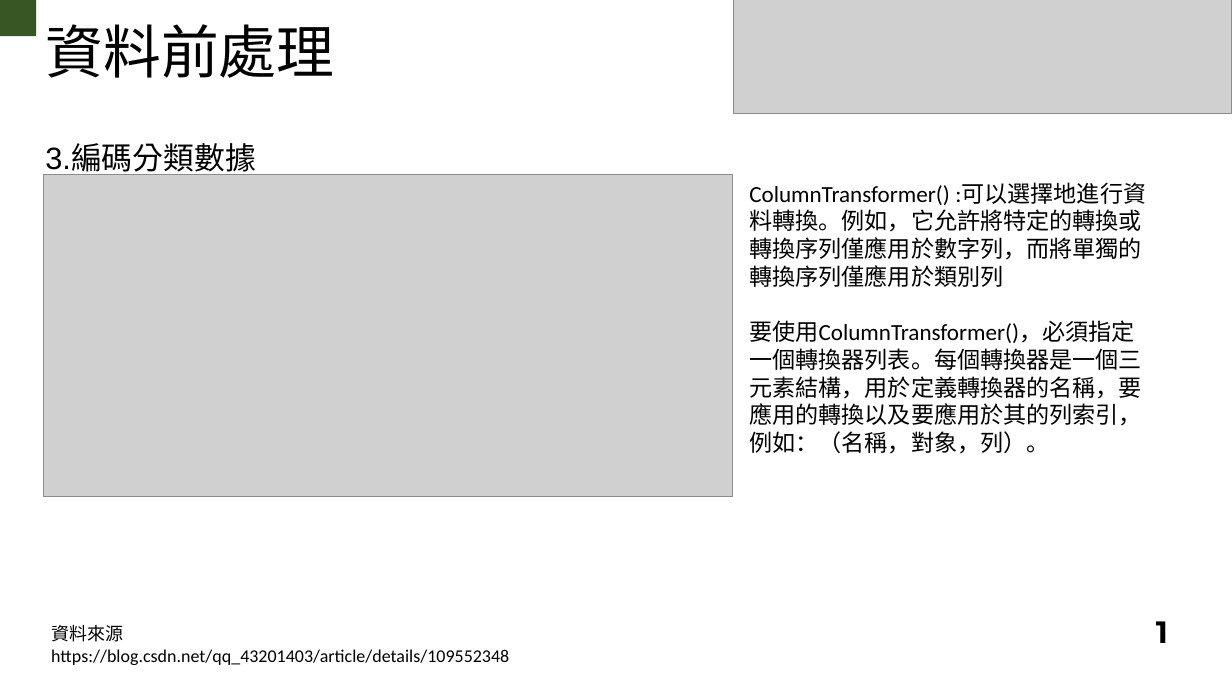
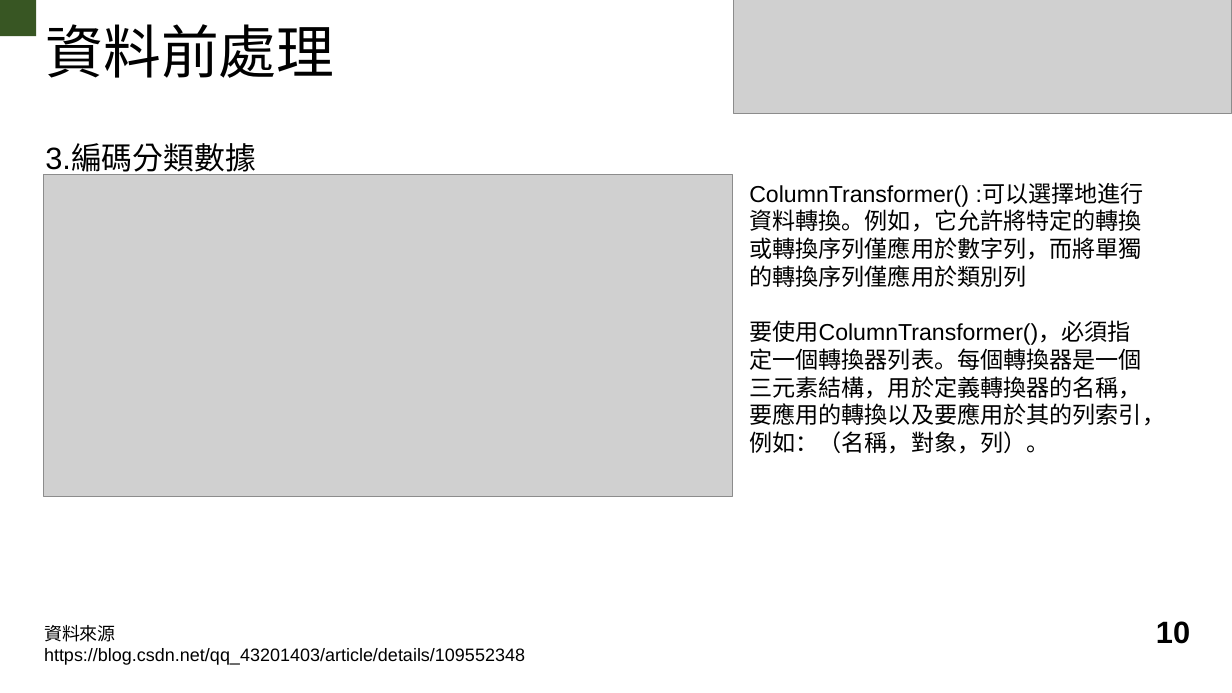
Before and after one commit to cgit6/AML_SVM, a slide deck: slide 11 of AML detection.pptx (slide 12 before the commit). Drawn at 1232x693 pixels with LibreOffice and Linux fonts; fonts in the diff are those of the drawing; grey boxes stand for pictures. Boxes give left, top, right and bottom in pixels: in the first picture for what was removed or moved away, otherwise in the second. Text is boxed around its words. In the diff, an @@ line names an element or a change of style, - is before the commit and + after.

```diff
--- a/AML detection.pptx
+++ b/AML detection.pptx
@@ text "ColumnTransformer() :可以選擇地進行資料轉換。例如，它允許將特定的轉換或轉換序列僅應用於數字列，而將 ..." at (749,183,1165,454): font Calibri to Arial @@
@@ text "資料來源" at (44,625,525,665): font Calibri to Arial @@
@@ text "資料來源": place and size @@
-text "資料來源" at (51,625,509,665)
+text "資料來源" at (44,625,525,665)
@@ text at (1156,621,1190,644): text changed; font Montserrat to Arial @@
-1
+10
```
Also in this commit, not shown: 36 other slides changed, 5 slides added, 1 slide removed, 2 other files.
